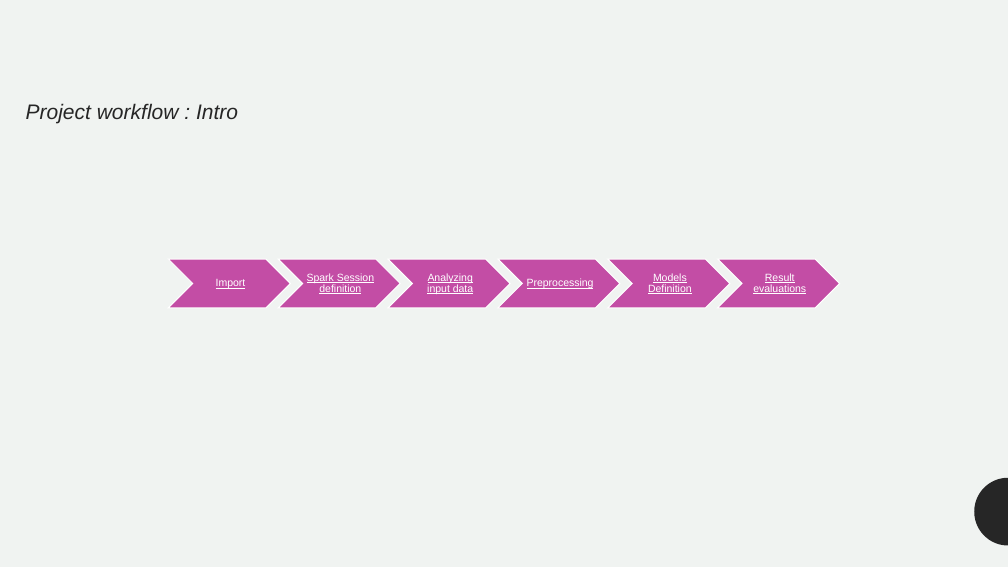
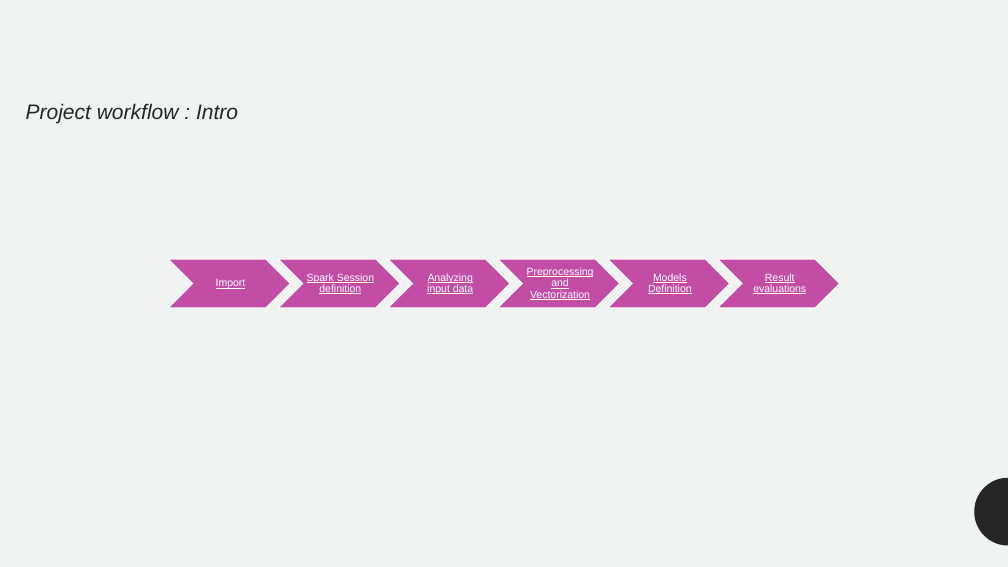
Before and after one commit to matteonestola/BDA_project, a slide deck: slide 8 of Analyzing the Poker Hand Dataset.pptx (slide 7 before the commit). Drawn at 1008x567 pixels with LibreOffice and Linux fonts; fonts in the diff are those of the drawing. Boxes give left, top, right and bottom in pixels: in the first picture for what was removed or moved away, otherwise in the second. Text is boxed around its words. In the diff, an @@ line names an element or a change of style, - is before the commit and + after.

```diff
--- a/Analyzing the Poker Hand Dataset.pptx
+++ b/Analyzing the Poker Hand Dataset.pptx
@@ text at bbox=[527, 267, 594, 300]: text changed @@
-Preprocessing
+Preprocessing and Vectorization
```
Also in this commit, not shown: 5 other slides changed, 1 slide added.
